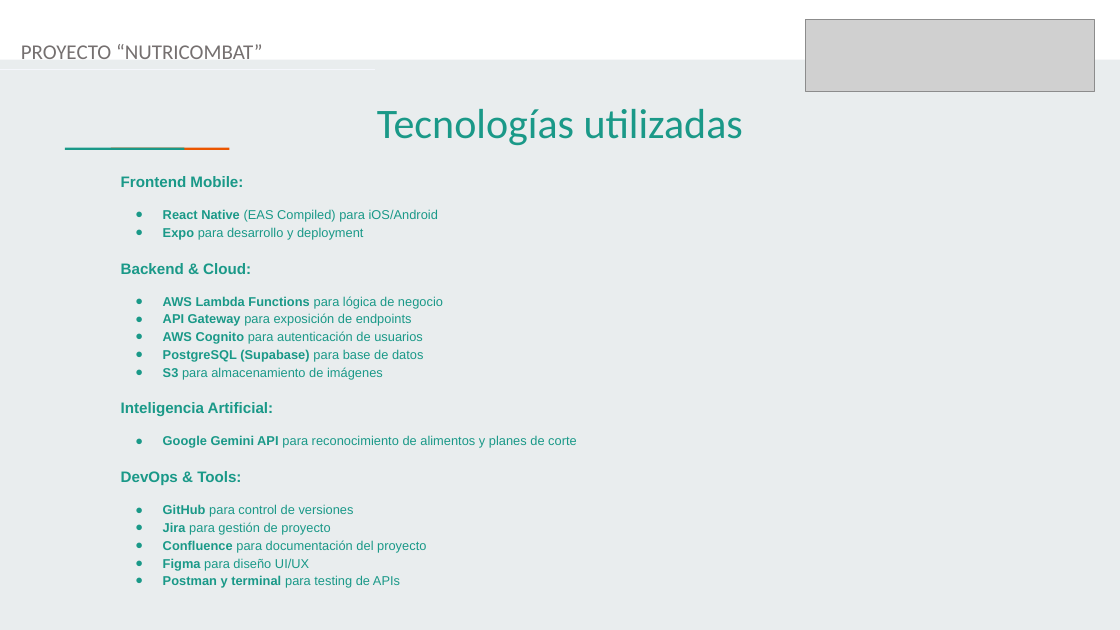
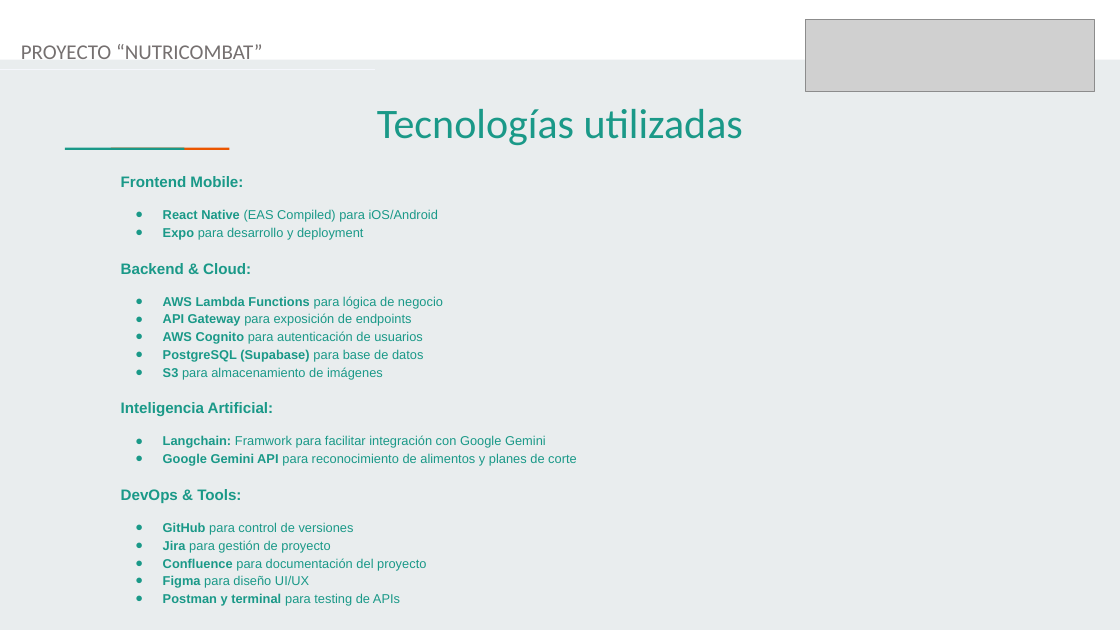
Before and after one commit to FabianIMV/nutricombat, a slide deck: slide 11 of Fase3/Evidencias_Grupales/Presentación Final del Proyecto (Español).pptx. Drawn at 1120x630 pixels with LibreOffice and Linux fonts; fonts in the diff are those of the drawing; grey boxes stand for pictures. Boxes give left, top, right and bottom in pixels: in the first picture for what was removed or moved away, otherwise in the second. Text is boxed around its words. In the diff, an @@ line names an element or a change of style, - is before the commit and + after.

```diff
--- a/Fase3/Evidencias_Grupales/Presentación Final del Proyecto (Español).pptx
+++ b/Fase3/Evidencias_Grupales/Presentación Final del Proyecto (Español).pptx
@@ text at [163, 435, 546, 448]: paragraph added @@
+● Langchain: Framwork para facilitar integración con Google Gemini
@@ text at [163, 453, 577, 466]: less space between paragraphs @@
```
Also in this commit, not shown: 4 other slides changed.
